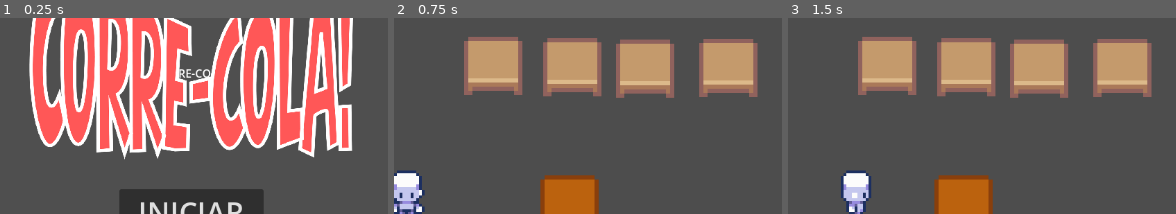
Above: before the commit, frames 1-3 (left to right).
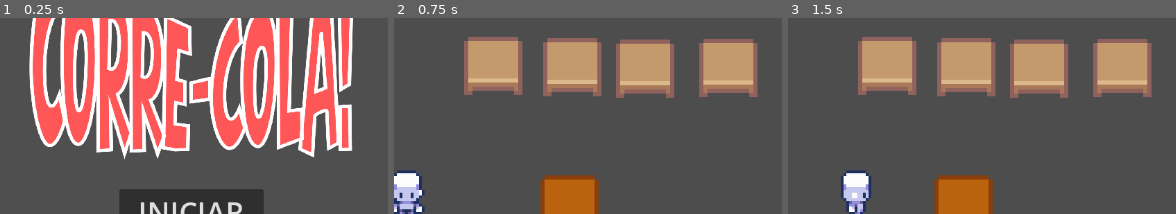
Above: after the commit, the same moments.

Repository: Daniloxls/Artesao-do-Carnaval
Game: Godot game, scene res://scenes/menu.tscn
Same seed, same stepped clock (60 frames per second), same inputs: the game is played once before the commit and once after it. This scene is started directly instead of the project's main scene. The engine's default icon, where the game draws it, is replaced by a stand-in: a white triangle on a blue panel in a dark square.
Inputs:
- Up to frame 1 (0.25 s): no input
- Up to frame 2 (0.75 s): click "INICIAR" at 0.5 s
- Up to frame 3 (1.5 s): tap Enter at 1.25 s; hold Right (right) from 1.28 s (still down); tap Space (interact) at 1.35 s
The pictures show only the part of the screen within x 25-75%, y 21-70%; the shares and areas given below are measured in that part.

The runs differ from the first frame. In frame 1, 0.2% of the frame differs, in the area x 46-55%, y 26-31%; in frame 2, nothing differs; in frame 3, nothing differs.

Commit message:
Adição de tiles

Diff:
--- a/scenes/menu.tscn
+++ b/scenes/menu.tscn
@@ -21,7 +21,13 @@
 grow_vertical = 2
 color = Color(0.31, 0.31, 0.31, 1)
 
+[node name="Logo" type="Sprite2D" parent="." unique_id=640378291]
+position = Vector2(581, 176)
+scale = Vector2(0.36403778, 0.34873712)
+texture = ExtResource("2_con2f")
+
 [node name="Label" type="Label" parent="." unique_id=1393870883]
+visible = false
 layout_mode = 1
 anchors_preset = -1
 anchor_left = 0.5
@@ -35,11 +41,6 @@
 grow_horizontal = 2
 grow_vertical = 2
 text = "CORRE-COLA!"
-
-[node name="Logo" type="Sprite2D" parent="Label" unique_id=640378291]
-position = Vector2(57, -9)
-scale = Vector2(0.36403778, 0.34873712)
-texture = ExtResource("2_con2f")
 
 [node name="VBoxContainer" type="VBoxContainer" parent="." unique_id=1230975728]
 layout_mode = 1
Binary file added: assets/tiles.png
